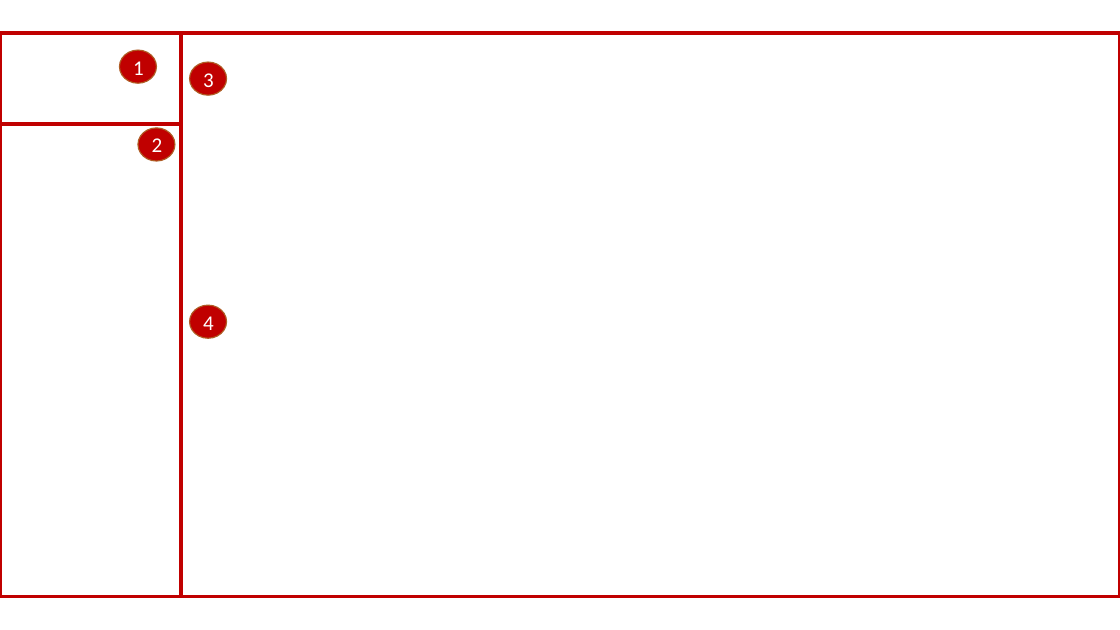
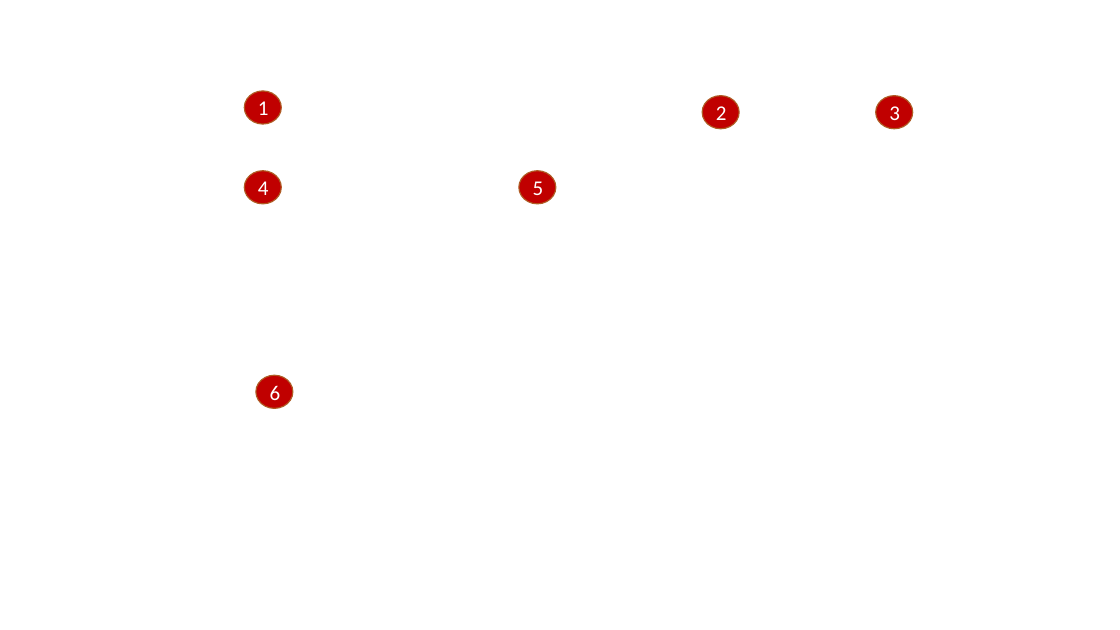
Before and after one commit to LozynskiW/VideoDocumentationProject, a slide deck: slide 7 of docs/instrukcja.pptx. Drawn at 1120x630 pixels with LibreOffice and Linux fonts; fonts in the diff are those of the drawing; background and template pictures are left out. Boxes give left, top, right and bottom in pixels: in the first picture for what was removed or moved away, otherwise in the second. Text is boxed around its words. In the diff, an @@ line names an element or a change of style, - is before the commit and + after.

```diff
--- a/docs/instrukcja.pptx
+++ b/docs/instrukcja.pptx
@@ rectangle removed at (0, 34, 181, 124) @@
@@ rectangle removed at (0, 34, 1120, 597) @@
@@ rectangle removed at (0, 34, 181, 597) @@
@@ ellipse "1": place and size @@
-ellipse "1" at (119, 50, 156, 83)
+ellipse "1" at (245, 91, 281, 124)
@@ ellipse "2": place and size @@
-ellipse "2" at (138, 128, 175, 160)
+ellipse "2" at (702, 96, 739, 129)
@@ ellipse "3": place and size @@
-ellipse "3" at (190, 62, 227, 95)
+ellipse "3" at (876, 96, 913, 129)
@@ ellipse "4": place and size @@
-ellipse "4" at (190, 305, 227, 338)
+ellipse "4" at (245, 171, 281, 203)
@@ ellipse added at (519, 171, 556, 203), fill #C00000, outline #AF5C24 1 pt, 18 pt, text #FFFFFF @@
+5
@@ ellipse added at (256, 376, 293, 408), fill #C00000, outline #AF5C24 1 pt, 18 pt, text #FFFFFF @@
+6
```
Also in this commit, not shown: 7 other slides changed, 1 slide added, 1 other file.
